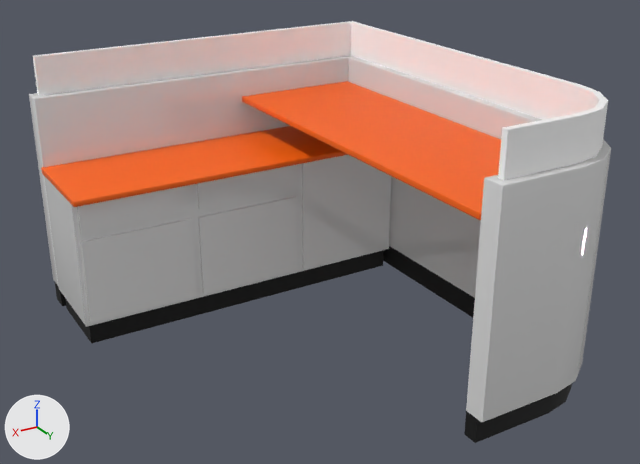
Before and after pictures for a commit that changed the glTF model game/models/props/desk_1_mirror.glb.
The view is the same before and after, from a 50 mm lens placed at (1.74, 2.82, 1.8), pointed at (0.17, 0.19, 0.48). Lighting does not change. The marker at lower left points along +X, +Y and +Z. Vertices at the same position are counted once.

The older version as bpy lines, for what is in view:
```python
mat_desk_1_footer = principled_material('desk_1_footer')
mat_desk_1_footer.base_color = (0.0, 0.0, 0.0)  # black #000000
mat_desk_1_footer.roughness = 0.833
me_plane_049 = bpy.data.meshes.new('Plane.049')
me_plane_049.from_pydata(...)  # 406 vertices, 797 faces; spans x -0.58..0.96, y -1.03..0.73, z -0.01..1.07
# faces by material slot: [517, 36, 84, 22, 138]
me_plane_049.materials.append(mat_desk_1_white)  # white #e7e7e7
me_plane_049.materials.append(mat_desk_1_glass)  # white #ffffff
me_plane_049.materials.append(mat_desk_1_footer)  # black #000000
me_plane_049.materials.append(mat_desk_1_glasslight)  # white #ffffff
me_plane_049.materials.append(mat_desk_1_top)  # orange #fe6601
ob_office_paritions_desk = bpy.data.objects.new('Office Paritions Desk', me_plane_049)
ob_office_paritions_desk.location = (0.0, 0.0, 0.0)
ob_office_paritions_desk.rotation_euler = (0.0, -3.142, 0.0)  # degrees (0, -180, 0)
ob_office_paritions_desk.scale = (-1.0, -1.0, -1.0)
```
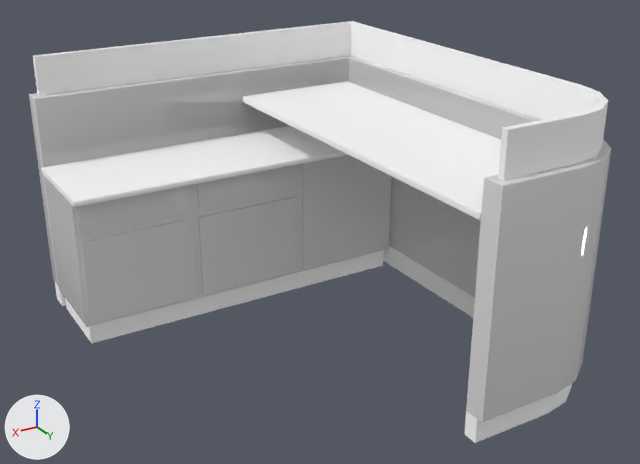
Location of each change, [x1, y1, x2, y2] in pixels of the pictures (640 x 464 px; the box of a moved part takes in the faces that stretch with it):
'Office Paritions Desk', recoloured, surface changed: [33, 21, 601, 443] in both
part 1 of me_plane_049, moved or reshaped: [34, 22, 572, 213] in both
part 2 of me_plane_049, recoloured (orange to white): [41, 96, 481, 220] in both

What changed in the scene script:
```text
Change mat_desk_1_footer:
    mat_desk_1_footer.base_color: (0.0, 0.0, 0.0) -> (1.0, 1.0, 1.0)  # black #000000 -> white #ffffff
    mat_desk_1_footer.metallic: 0.0 -> 1.0
Change me_plane_049:
    where me_plane_049.from_pydata(...)  # 406 vertices, 797 faces; spans x -0.58..0.96, y -1.03..0.73, z -0.01..1.07
    used by ob_office_paritions_desk; location = (0.0, 0.0, 0.0); rotation_euler = (0.0, -3.142, 0.0), in degrees (0, -180, 0); scale = (-1.0, -1.0, -1.0)
    me_plane_049 part 1
    25 faces are deleted
    4 new faces join them, mat_desk_1_white (white #e7e7e7)
    14 new faces join them, mat_desk_1_glass (white #ffffff)
    7 new faces join them, mat_desk_1_footer (white #ffffff)
    me_plane_049 part 2: 131 faces spanning x -0.5..0.96, y -0.95..0.65, z 0.61..0.8 switch from mat_desk_1_top (orange #fe6601) to mat_desk_1_footer (white #ffffff)
```
